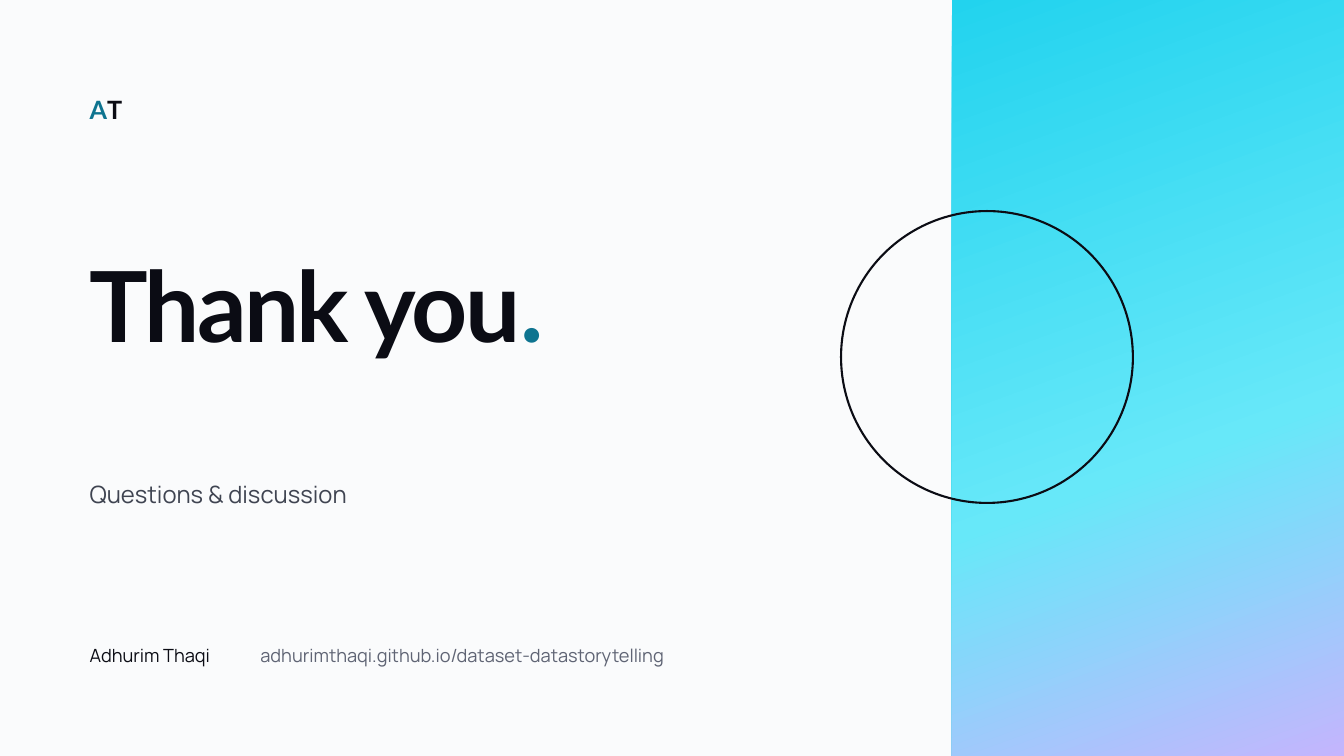
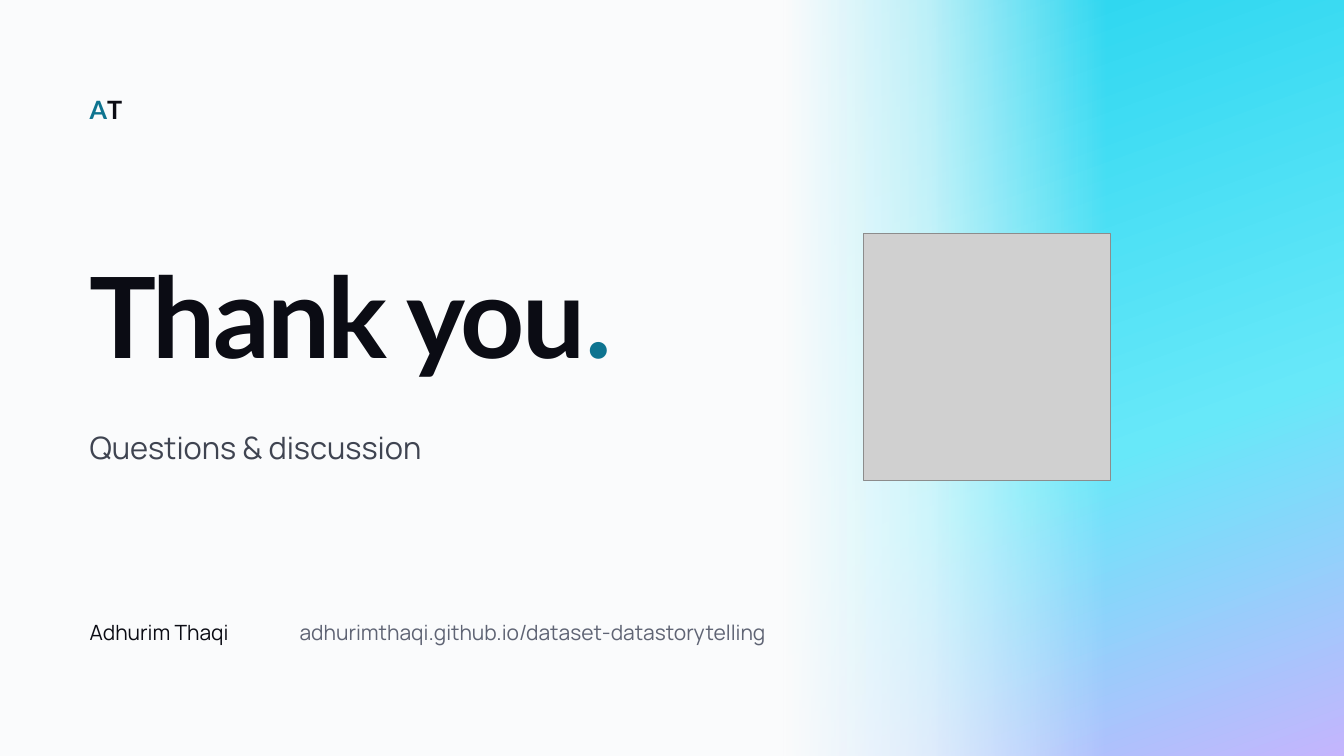
Before and after one commit to AdhurimThaqi/dataset-datastorytelling, a slide deck: slide 13 of Final-presentation/Real-or-AI_final-presentation.pptx. Drawn at 1344x756 pixels with LibreOffice and Linux fonts; fonts in the diff are those of the drawing; grey boxes stand for pictures. Boxes give left, top, right and bottom in pixels: in the first picture for what was removed or moved away, otherwise in the second. Text is boxed around its words. In the diff, an @@ line names an element or a change of style, - is before the commit and + after.

Commit message:
Presentation: bigger type, fuller layout, soft gradient edge
- Text 20-22 pt, titles 40 pt; charts, cards, table and image
  slides fill the slide
- Cover and closing slide: band fades into the white page
- HTML slides updated to match the PPTX/PDF

```diff
--- a/Final-presentation/Real-or-AI_final-presentation.pptx
+++ b/Final-presentation/Real-or-AI_final-presentation.pptx
@@ rectangle: place and size @@
-rectangle at (952, 0, 1344, 756)
+rectangle at (784, 0, 1344, 756)
@@ rectangle added at (784, 0, 1106, 756), fill gradient #FAFBFC @@
@@ rounded rectangle removed at (841, 211, 1133, 503) @@
@@ picture added at (864, 234, 1110, 480) @@
@@ title "Thank you." at (90, 274, 613, 377): size 70 to 80 pt; line spacing 70pt to 1 @@
@@ text "Questions & discussion": place and size @@
-text "Questions & discussion" at (90, 485, 346, 504)
+text "Questions & discussion" at (90, 436, 422, 460)
@@ text "Questions & discussion" at (90, 436, 422, 460): size 17 to 22 pt; line spacing 23.8pt to 1.25 @@
@@ text "Adhurim Thaqi": place and size @@
-text "Adhurim Thaqi" at (90, 648, 210, 667)
+text "Adhurim Thaqi" at (90, 624, 229, 645)
@@ text "Adhurim Thaqi" at (90, 624, 229, 645): size 13 to 15 pt; line spacing 18.2pt to 1.25 @@
@@ text "adhurimthaqi.github.io/dataset-datastorytelling" at (300, 624, 766, 646): size 13 to 15 pt; line spacing 18.2pt to 1.25 @@
@@ text "adhurimthaqi.github.io/dataset-datastorytelling": place and size @@
-text "adhurimthaqi.github.io/dataset-datastorytelling" at (260, 648, 663, 667)
+text "adhurimthaqi.github.io/dataset-datastorytelling" at (300, 624, 766, 646)
```
Also in this commit, not shown: 12 other slides changed, 5 other files.
